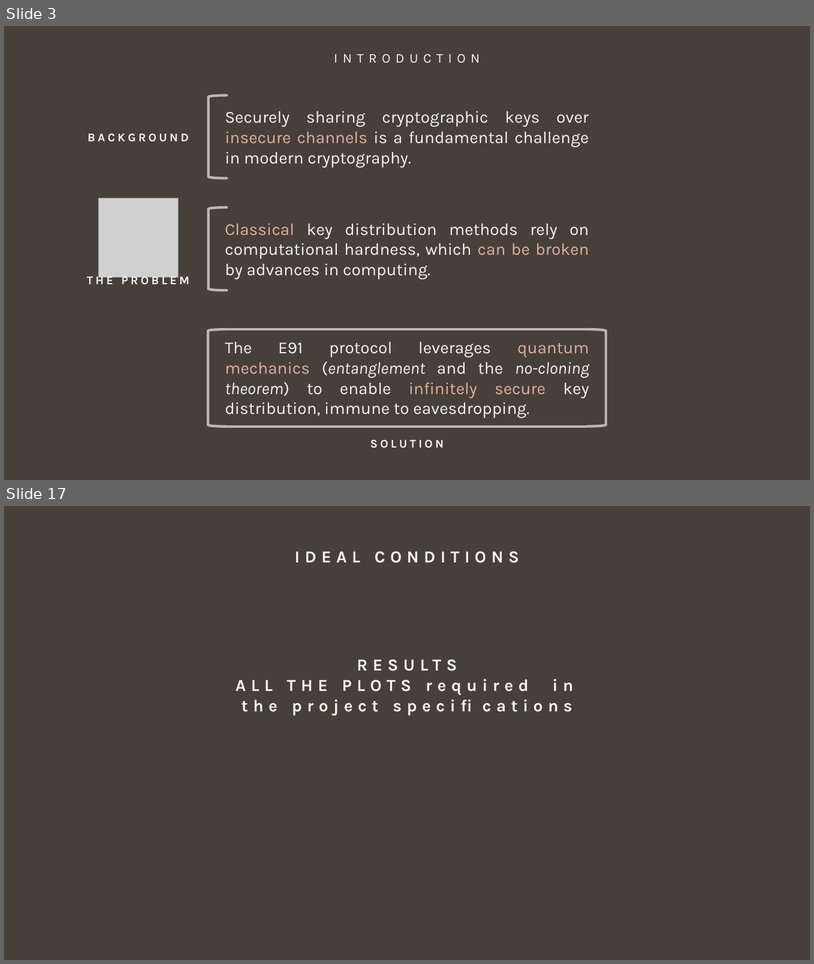
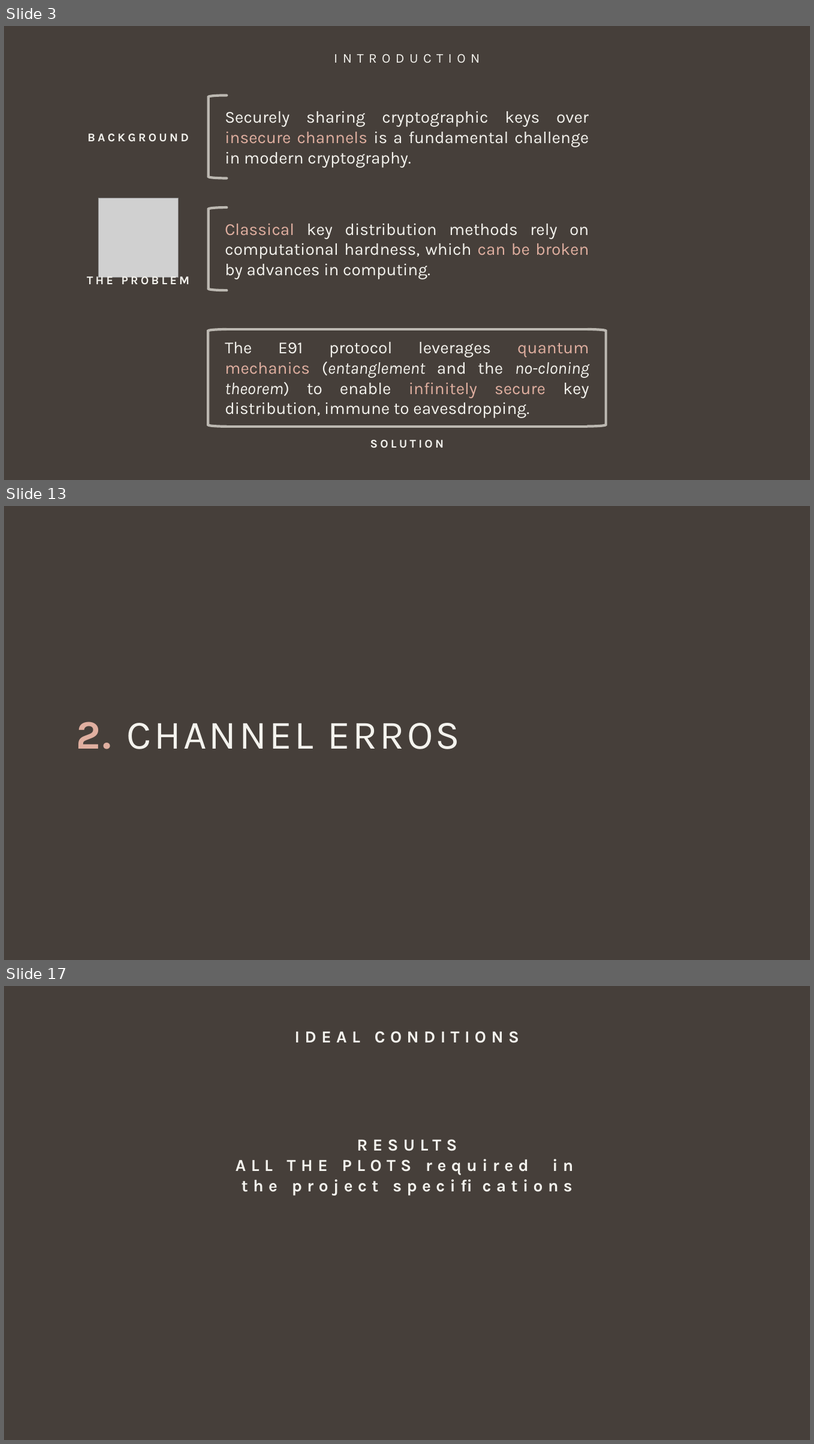
Before and after one commit to giovanniligato/E91-Protocol, a slide deck: Slides/E91 Protocol.pptx. Shown one above the other, each under a label of ours: slides 3 and 17 before the commit, slides 3, 13 and 17 after it; the slides between them are not shown. The pictures are 814x964 and 814x1444 pixels, drawn with LibreOffice and Linux fonts; fonts in the diff are those of the drawing; grey boxes stand for pictures. Boxes give left, top, right and bottom in pixels: in the first picture for what was removed or moved away, otherwise in the second. Text is boxed around its words. In the diff, an @@ line names an element or a change of style, - is before the commit and + after.

```diff
--- a/Slides/E91 Protocol.pptx
+++ b/Slides/E91 Protocol.pptx
@@ slide 13 added at (x1=4, y1=506, x2=810, y2=960), background #463F3A @@
@@ text added at (x1=76, y1=721, x2=461, y2=749), 48 pt, text #F4F3EE @@
+2. CHANNEL ERROS
```
Also in this commit, not shown: 5 slides changed, 7 other slides added, 7 slides removed.
